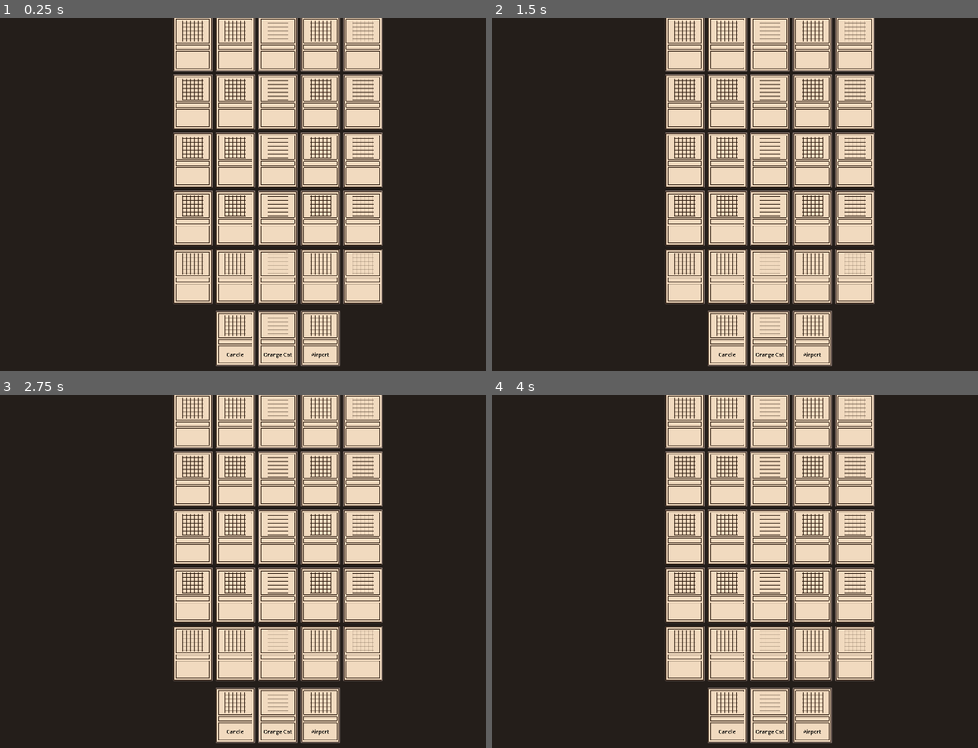
Above: before the commit, frames 1-4 (two rows, left to right).
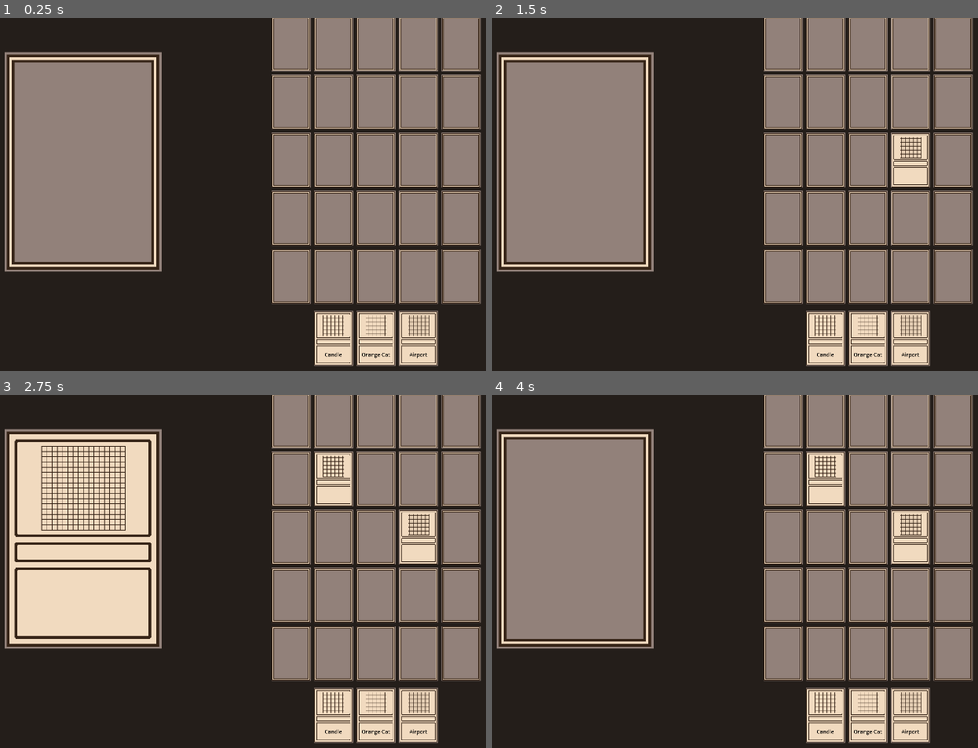
Above: after the commit, the same moments.

Repository: ViolaBuddy/GameOff2024
Game: Godot game, scene res://Main.tscn
Two runs of this game, one before a commit and one after it. Both use one fixed random seed, a clock stepped at 60 frames per second and the inputs below.
Inputs (mouse positions are in pixels of both pictures, inside the frame that each line leads up to):
- Up to frame 1 (0.25 s): no input
- Up to frame 2 (1.5 s): tap Enter at 0.5 s; move the mouse to (909, 176) at 0.52 s; press the mouse at (909, 176) at 0.53 s; tap Space at 1.25 s; move the mouse to (647, 212) at 1.27 s; release the mouse at (647, 212) at 1.28 s; click (647, 212) at 1.35 s
- Up to frame 3 (2.75 s): tap Enter at 2 s; move the mouse to (340, 493) at 2.02 s; press the mouse at (340, 493) at 2.03 s
- Up to frame 4 (4 s): tap Space at 2.75 s; move the mouse to (739, 642) at 2.77 s; release the mouse at (739, 642) at 2.78 s; click (739, 642) at 2.85 s; tap Enter at 3.5 s; move the mouse to (958, 624) at 3.52 s; press the mouse at (958, 624) at 3.53 s

The runs differ from the first frame. In frame 1, 67% of the frame differs, in the area x 0-100%, y 0-99%; in frame 2, 67%; in frame 3, 65%; in frame 4, 66%.

Commit message:
added clicking/mousing over cards and a preview card

Diff:
--- a/Card.tscn
+++ b/Card.tscn
@@ -1,18 +1,25 @@
-[gd_scene load_steps=3 format=3 uid="uid://5l3v24i0tvab"]
+[gd_scene load_steps=7 format=3 uid="uid://5l3v24i0tvab"]
 
+[ext_resource type="Script" path="res://card.gd" id="1_84yd8"]
 [ext_resource type="Texture2D" uid="uid://dl2mi4jyhe0f2" path="res://assets/cardtemplate.png" id="1_smees"]
+[ext_resource type="Texture2D" uid="uid://kfdcriq1daeg" path="res://assets/cardback.png" id="3_qlqgr"]
+[ext_resource type="Script" path="res://CardClick.gd" id="3_tr3gv"]
 
 [sub_resource type="LabelSettings" id="LabelSettings_bf5sh"]
 font_size = 32
 font_color = Color(0, 0, 0, 1)
 
+[sub_resource type="RectangleShape2D" id="RectangleShape2D_a1812"]
+size = Vector2(240, 336)
+
 [node name="Node2D" type="Node2D"]
 texture_filter = 1
+script = ExtResource("1_84yd8")
 
-[node name="Cardtemplate" type="Sprite2D" parent="."]
+[node name="CardSprite" type="Sprite2D" parent="."]
 texture = ExtResource("1_smees")
 
-[node name="TitleText" type="Label" parent="."]
+[node name="TitleText" type="Label" parent="CardSprite"]
 offset_left = -101.0
 offset_top = 48.0
 offset_right = 100.0
@@ -22,3 +29,13 @@
 vertical_alignment = 1
 autowrap_mode = 3
 text_overrun_behavior = 3
+
+[node name="CardBackSprite" type="Sprite2D" parent="."]
+z_index = 1
+texture = ExtResource("3_qlqgr")
+
+[node name="ClickArea" type="Area2D" parent="."]
+script = ExtResource("3_tr3gv")
+
+[node name="CollisionShape2D" type="CollisionShape2D" parent="ClickArea"]
+shape = SubResource("RectangleShape2D_a1812")
--- /dev/null
+++ b/CardClick.gd
@@ -0,0 +1,11 @@
+extends Area2D
+
+func _input_event(viewport: Viewport, event: InputEvent, shape_idx: int) -> void:
+	if event.is_action_pressed("click"):
+		Globals.clickedCard = get_parent()
+
+func _mouse_enter() -> void:
+	Globals.hoveredCard = get_parent()
+
+func _mouse_exit() -> void:
+	Globals.unhoveredCard = get_parent()
--- /dev/null
+++ b/Globals.gd
@@ -0,0 +1,7 @@
+extends Object
+
+class_name Globals
+
+static var hoveredCard = null
+static var unhoveredCard = null
+static var clickedCard = null
--- a/Main.tscn
+++ b/Main.tscn
@@ -1,6 +1,7 @@
-[gd_scene load_steps=2 format=3 uid="uid://e6ck7nw81ctx"]
+[gd_scene load_steps=3 format=3 uid="uid://e6ck7nw81ctx"]
 
 [ext_resource type="Script" path="res://main.gd" id="1_pcc6o"]
+[ext_resource type="PackedScene" uid="uid://5l3v24i0tvab" path="res://Card.tscn" id="2_73qm5"]
 
 [node name="Main" type="Node2D"]
 script = ExtResource("1_pcc6o")
@@ -8,7 +9,11 @@
 [node name="Camera2D" type="Camera2D" parent="."]
 
 [node name="Board" type="Node2D" parent="."]
-position = Vector2(0, -100)
+position = Vector2(300, -100)
 
 [node name="Hand" type="Node2D" parent="."]
-position = Vector2(0, 440)
+position = Vector2(300, 440)
+
+[node name="Preview" parent="." instance=ExtResource("2_73qm5")]
+position = Vector2(-600, -100)
+scale = Vector2(2, 2)
--- /dev/null
+++ b/card.gd
@@ -0,0 +1,27 @@
+extends Node2D
+
+var faceUp := true
+var nameText := ""
+
+func _ready() -> void:
+	flipFaceUp()
+
+func flip() -> void:
+	if faceUp:
+		flipFaceDown()
+	else:
+		flipFaceUp()
+
+func flipFaceUp() -> void:
+	faceUp = true
+	$CardSprite.z_index = 1
+	$CardBackSprite.z_index = -1
+
+func flipFaceDown() -> void:
+	faceUp = false
+	$CardSprite.z_index = -1
+	$CardBackSprite.z_index = 1
+
+func setText(newText:String) -> void:
+	nameText = newText
+	$CardSprite.get_node("TitleText").text = newText
--- a/main.gd
+++ b/main.gd
@@ -31,6 +31,7 @@
 
 @onready var instancedCard = preload("res://Card.tscn")
 @onready var Hand = $Hand
+@onready var Preview = $Preview
 
 func _ready() -> void:
 	# create board
@@ -44,6 +45,7 @@
 				(CARD_WIDTH*BOARD_SCALE+SPACE_BETWEEN_CARDS)*c + BOARD_OFFSET_X,
 				(CARD_HEIGHT*BOARD_SCALE+SPACE_BETWEEN_CARDS)*r + BOARD_OFFSET_Y)
 			myCard.scale = Vector2(BOARD_SCALE, BOARD_SCALE)
+			myCard.flipFaceDown()
 
 	# set up deck
 	deck.shuffle()
@@ -51,9 +53,32 @@
 		draw_card()
 	update_hand_visualization()
 
-# Called every frame. 'delta' is the elapsed time since the previous frame.
+	# set up preview
+	var previewClickArea = Preview.get_node("ClickArea")
+	Preview.remove_child(previewClickArea)
+	previewClickArea.queue_free()
+	Preview.flipFaceDown()
+
 func _process(delta: float) -> void:
-	pass
+	if Globals.clickedCard:
+		Globals.clickedCard.flip()
+		Globals.clickedCard = null
+
+	if Globals.unhoveredCard:
+		Preview.flipFaceDown()
+		Preview.setText("")
+		Globals.unhoveredCard = null
+
+	if Globals.hoveredCard:
+		if Globals.hoveredCard.faceUp:
+			Preview.flipFaceUp()
+			Preview.setText(Globals.hoveredCard.nameText)
+			Globals.hoveredCard = null
+		else:
+			Preview.flipFaceDown()
+			Preview.setText("")
+			Globals.unhoveredCard = null
+
 
 func draw_card() -> void:
 	var drawn_card = deck.pop_back()
@@ -75,4 +100,4 @@
 			0)
 		myCard.scale = Vector2(BOARD_SCALE, BOARD_SCALE)
 
-		myCard.get_node("TitleText").text = ALL_CARDS[player_hand[i]]["Name"]
+		myCard.setText(ALL_CARDS[player_hand[i]]["Name"])
--- a/project.godot
+++ b/project.godot
@@ -21,6 +21,14 @@
 window/size/viewport_height=1080
 window/stretch/mode="viewport"
 
+[input]
+
+click={
+"deadzone": 0.5,
+"events": [Object(InputEventMouseButton,"resource_local_to_scene":false,"resource_name":"","device":-1,"window_id":0,"alt_pressed":false,"shift_pressed":false,"ctrl_pressed":false,"meta_pressed":false,"button_mask":0,"position":Vector2(0, 0),"global_position":Vector2(0, 0),"factor":1.0,"button_index":1,"canceled":false,"pressed":false,"double_click":false,"script":null)
+]
+}
+
 [rendering]
 
 environment/defaults/default_clear_color=Color(0.14, 0.116947, 0.1036, 1)
